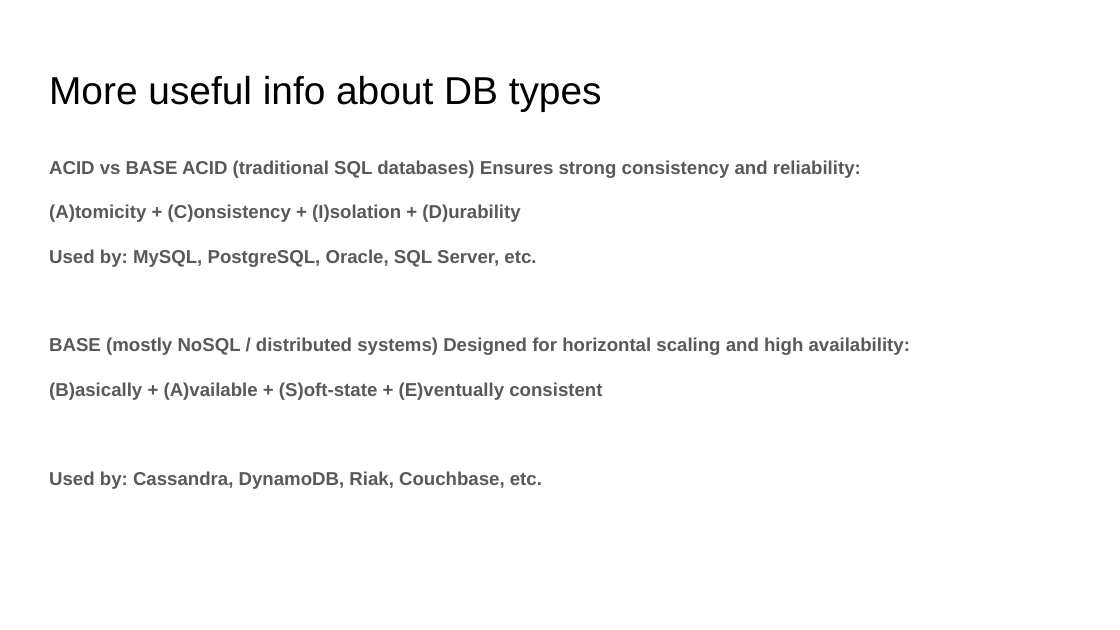
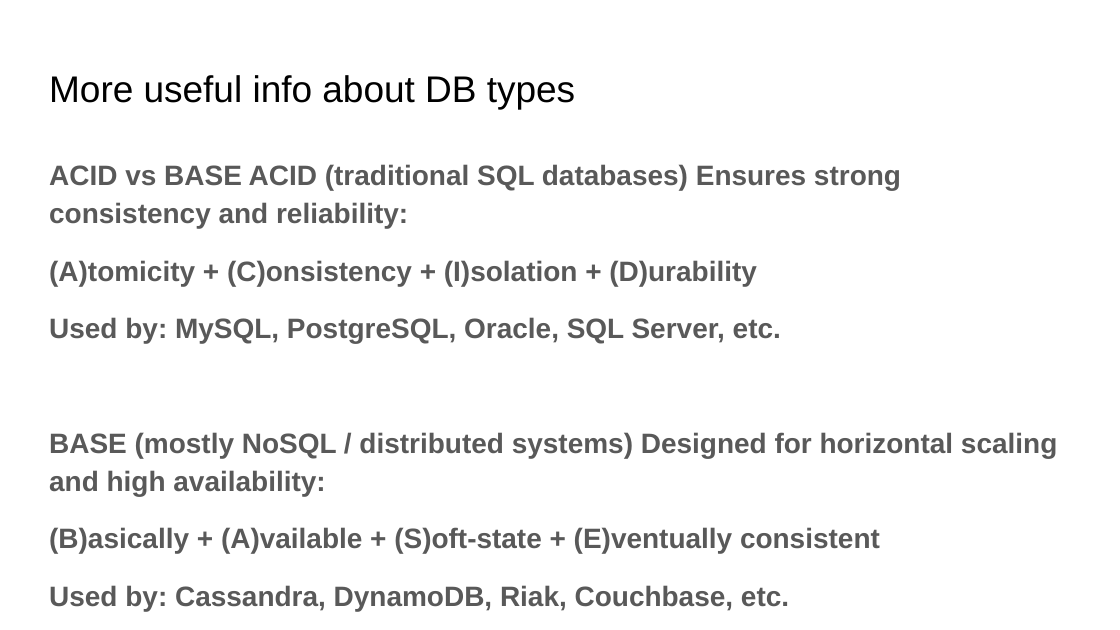
Before and after one commit to Neznajki/devclub-high-load-db, a slide deck: slide 5 of High Load System DB.pptx. Drawn at 1120x630 pixels with LibreOffice and Linux fonts; fonts in the diff are those of the drawing. Boxes give left, top, right and bottom in pixels: in the first picture for what was removed or moved away, otherwise in the second. Text is boxed around its words. In the diff, an @@ line names an element or a change of style, - is before the commit and + after.

```diff
--- a/High Load System DB.pptx
+++ b/High Load System DB.pptx
@@ text "More useful info about DB ..." at [49, 75, 575, 109]: size 25 to 23.8 pt @@
@@ text "ACID vs BASE ACID (traditional ..." at [49, 164, 1057, 611]: size 12 to 18 pt @@
```
Also in this commit, not shown: 22 other slides changed, 1 slide added.
